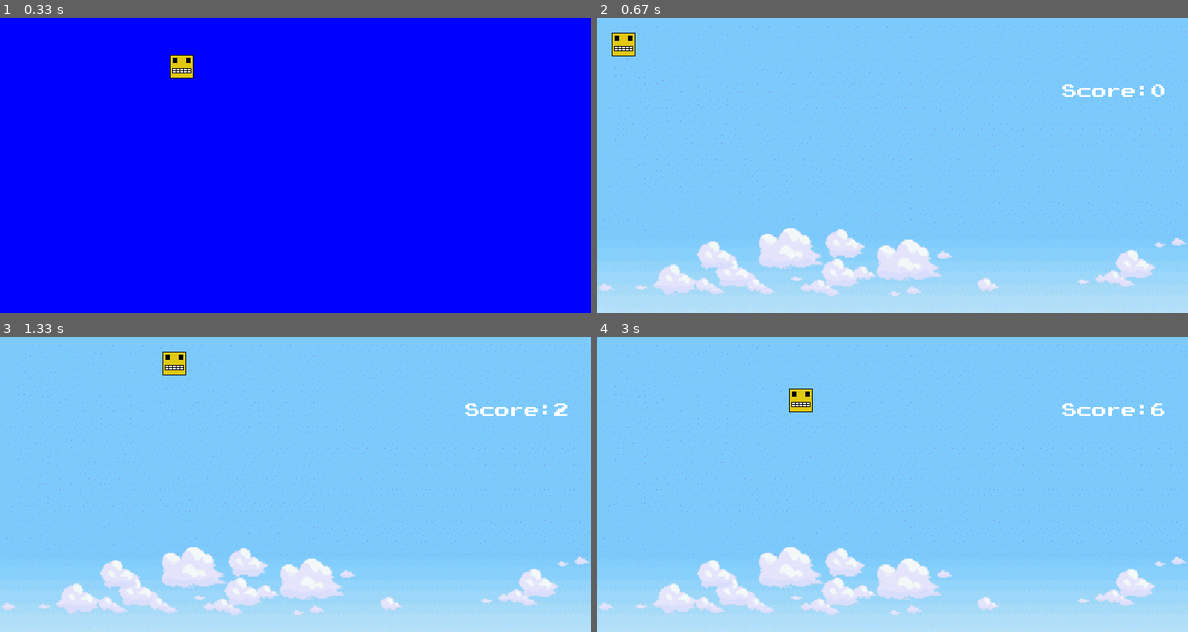
Above: before the commit, frames 1-4 (two rows, left to right).
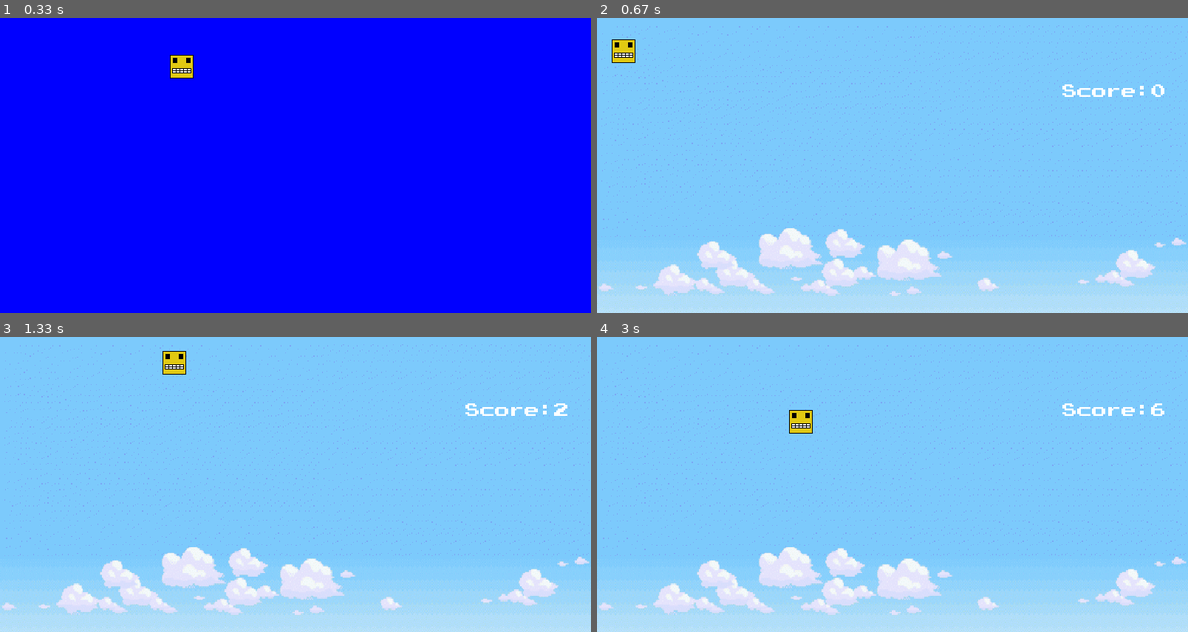
Above: after the commit, the same moments.

Repository: i-kratko/pygame-tues-fest
Game: pygame game, started from Code/main.py
Two runs of this game, one before a commit and one after it. Both use one fixed random seed, a clock stepped at 60 frames per second and the inputs below.
Inputs (mouse positions are in pixels of both pictures, inside the frame that each line leads up to):
- Up to frame 1 (0.33 s): no input
- Up to frame 2 (0.67 s): click (780, 65) at 0.38 s
- Up to frame 3 (1.33 s): tap Space at 0.67, 1.07 s; hold D from 1 s (still down)
- Up to frame 4 (3 s): tap Space at 1.37, 1.57, 1.9, 2.2, 2.4, 2.7, 2.97 s; release D at 1.47 s; hold W 1.5-1.8 s; hold D 1.83-2.3 s; hold A 2.33-2.87 s; hold S from 2.9 s (still down)

Frame 1 is identical in both runs. In frame 2, 0.3% of the frame differs, in the area x 2-7%, y 5-16%; in frame 3, less than 0.1%; in frame 4, 0.6%, in the area x 32-37%, y 17-33%.

Commit message:
jumping (very bruh)

Diff:
--- a/Code/const.py
+++ b/Code/const.py
@@ -3,6 +3,9 @@
 disH = 400
 gameName = "Game"
 FPS = 60
+playerMovement = 0
+gravity = 0.5
+isJumped = False
 ##### COLORS #####
 black = [0, 0, 0]
 white = [255, 255, 255]
--- a/Code/main.py
+++ b/Code/main.py
@@ -123,11 +123,15 @@
                         player.rightPressed = False
                     if event.key == pygame.K_w:
                         player.upPressed = False
-                    if event.key == pygame.K_s:
-                        player.downPressed = False
+                    if event.key == pygame.K_SPACE and const.isJumped == False:
+                        const.playerMovement = 0
+                        const.playerMovement -= 30
+                        const.isJumped = True
+
 
             player.update()
-
+            const.playerMovement += const.gravity
+            player.rect.centery += const.playerMovement
             display.blit(bgScaled, (0, 0))
             display.blit(player.image,(player.rect.x, player.rect.y))
             display_score()
